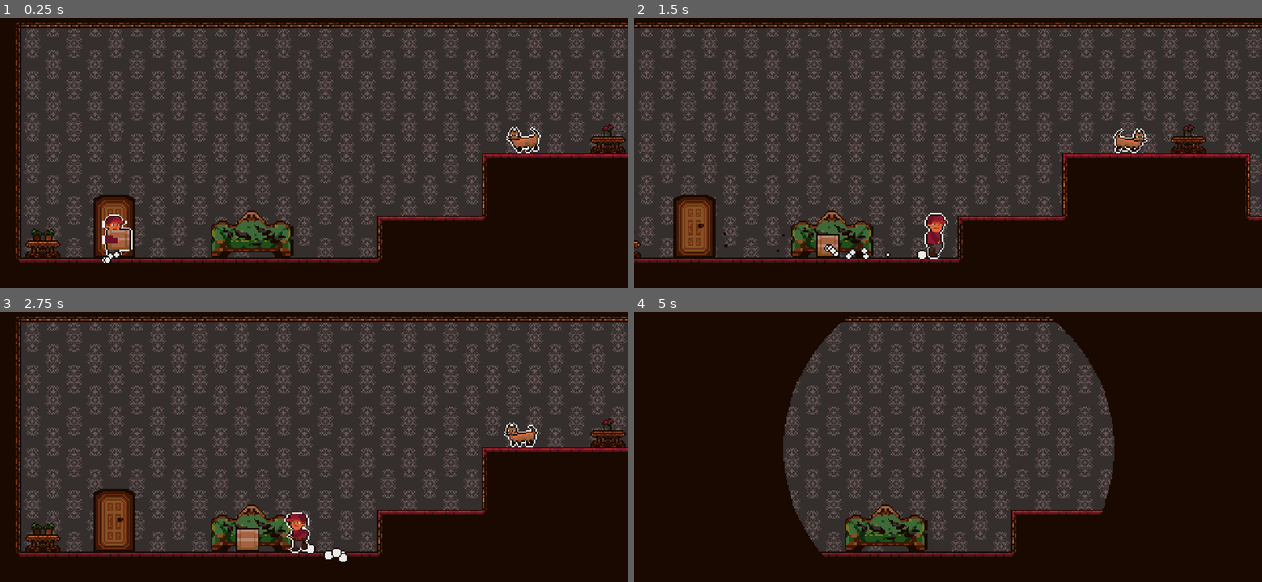
Above: before the commit, frames 1-4 (two rows, left to right).
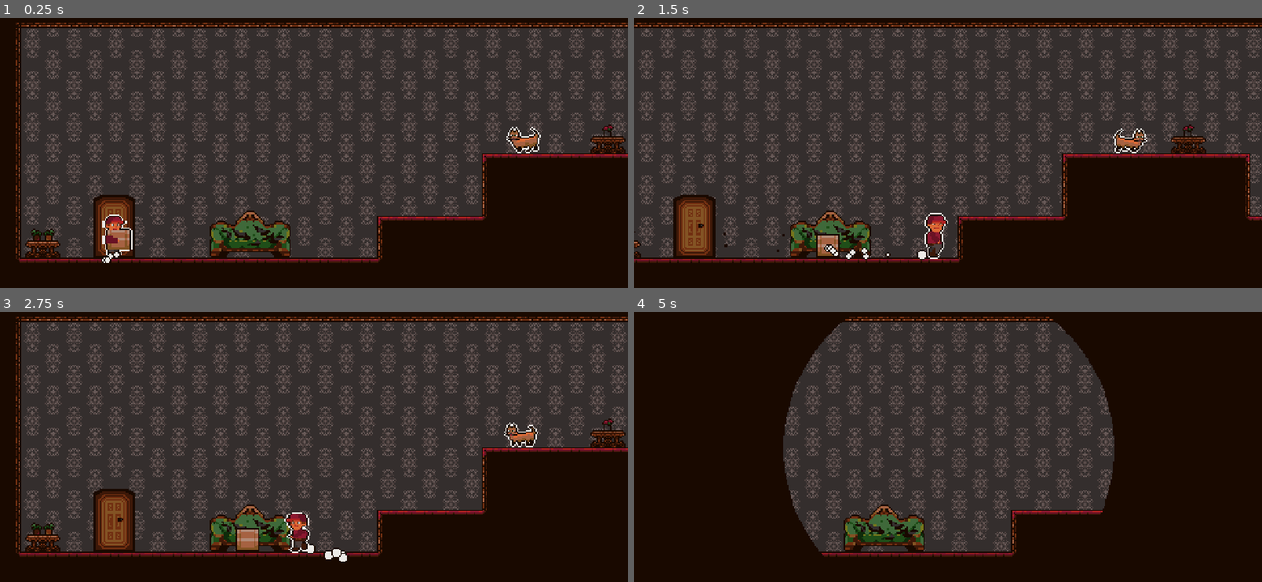
Above: after the commit, the same moments.

Repository: RemyIsCool/Carrying-Thing-Game
Game: Godot game, scene res://Levels/Level1.tscn
Same seed, same stepped clock (60 frames per second), same inputs: the game is played once before the commit and once after it.
Inputs:
- Up to frame 1 (0.25 s): no input
- Up to frame 2 (1.5 s): hold D (right) from 0.53 s (still down); tap Space (pick_up_throw) at 0.6, 1.35 s; tap W (jump) at 0.77 s
- Up to frame 3 (2.75 s): tap W (jump) at 1.52 s; release D (right) at 2.03 s; hold A (left) from 2.03 s (still down); tap Space (pick_up_throw) at 2.1 s
- Up to frame 4 (5 s): release A (left) at 2.78 s; hold D (right) 2.78-4.28 s; tap Space (pick_up_throw) at 2.85, 3.6, 4.35 s; tap W (jump) at 3.02, 3.77, 4.52 s; hold A (left) from 4.28 s (still down)

The runs differ from the first frame. In frame 1, 0.6% of the frame differs, in the area x 33-47%, y 71-89%; in frame 2, 0.5%; in frame 3, 0.5%; in frame 4, 0.6%.

Commit message:
door open wit box and fix tileset and fix level 1

Diff:
--- a/Door/Door.gd
+++ b/Door/Door.gd
@@ -4,6 +4,6 @@
 export var next_level_path: String
 
 func _physics_process(delta: float) -> void:
-	if overlaps_body(GlobalNodes.player):
+	if overlaps_body(GlobalNodes.player) and GlobalNodes.player.holding:
 		SceneLoader.change_scene(next_level_path)
 		$CollisionShape2D.disabled = true
--- a/Levels/Level1.tscn
+++ b/Levels/Level1.tscn
@@ -44,17 +44,17 @@
 scale = Vector2( 121.623, 17.3445 )
 
 [node name="CatStopper2" parent="." instance=ExtResource( 16 )]
-position = Vector2( 730, 38 )
+position = Vector2( 701, 37 )
 
 [node name="CatStopper" parent="." instance=ExtResource( 16 )]
-position = Vector2( 598, 38 )
+position = Vector2( 628, 37 )
 
 [node name="CatStopper3" parent="." instance=ExtResource( 16 )]
 position = Vector2( 758, 22 )
 
 [node name="TileMap" parent="." instance=ExtResource( 1 )]
 position = Vector2( 0, -1 )
-tile_data = PoolIntArray( -524306, 0, 0, -524305, 0, 1, -524 …(8256 unchanged characters)… 131087, 0, 65537, 131088, 0, 65538, 131120, 0, 0, 131121, 0, 1, 131122, 0, 1, 13 …(9563 unchanged characters)…
+tile_data = PoolIntArray( -524306, 0, 0, -524305, 0, 1, -524 …(8256 unchanged characters)… 131087, 0, 65537, 131088, 0, 65538, 131110, 1, 0, 131115, 1, 0, 131120, 0, 0, 131121, 0, 1, 131122, 0, 1, 13 …(9563 unchanged characters)…
 
 [node name="Cat" parent="." instance=ExtResource( 15 )]
 position = Vector2( 173, -11 )
Binary file changed: Levels/Art/TileSet.png
